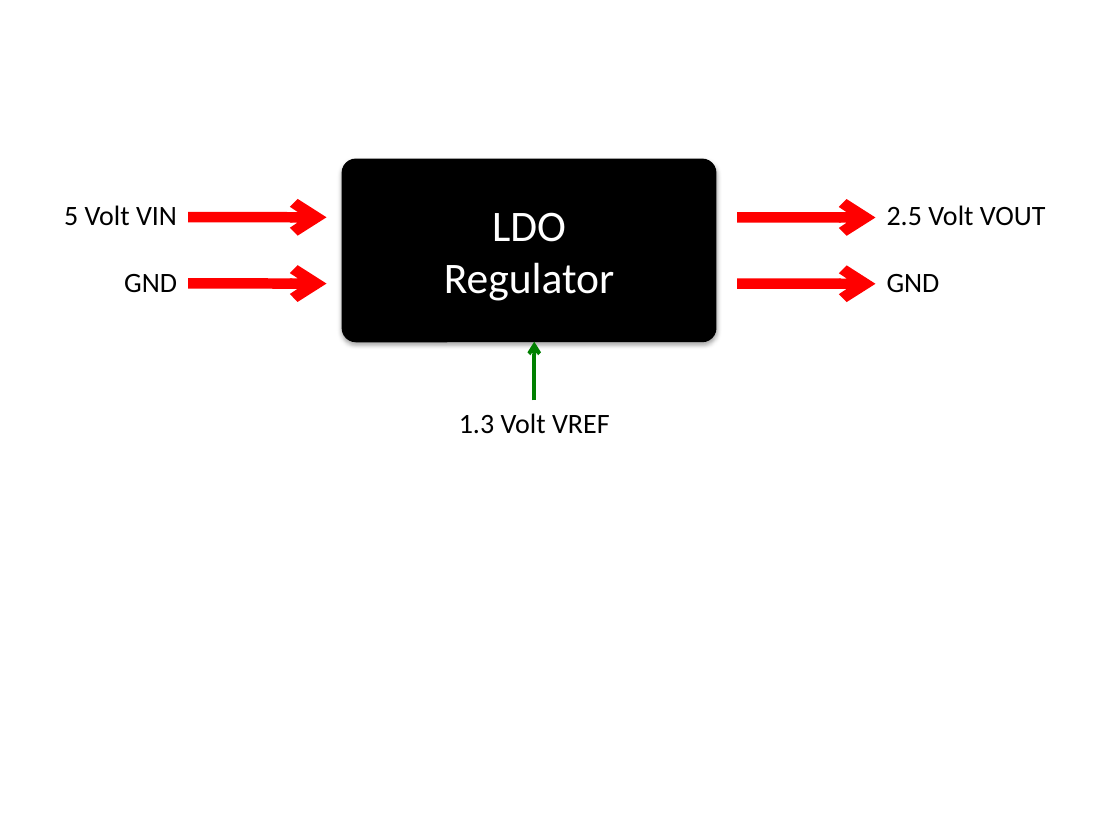
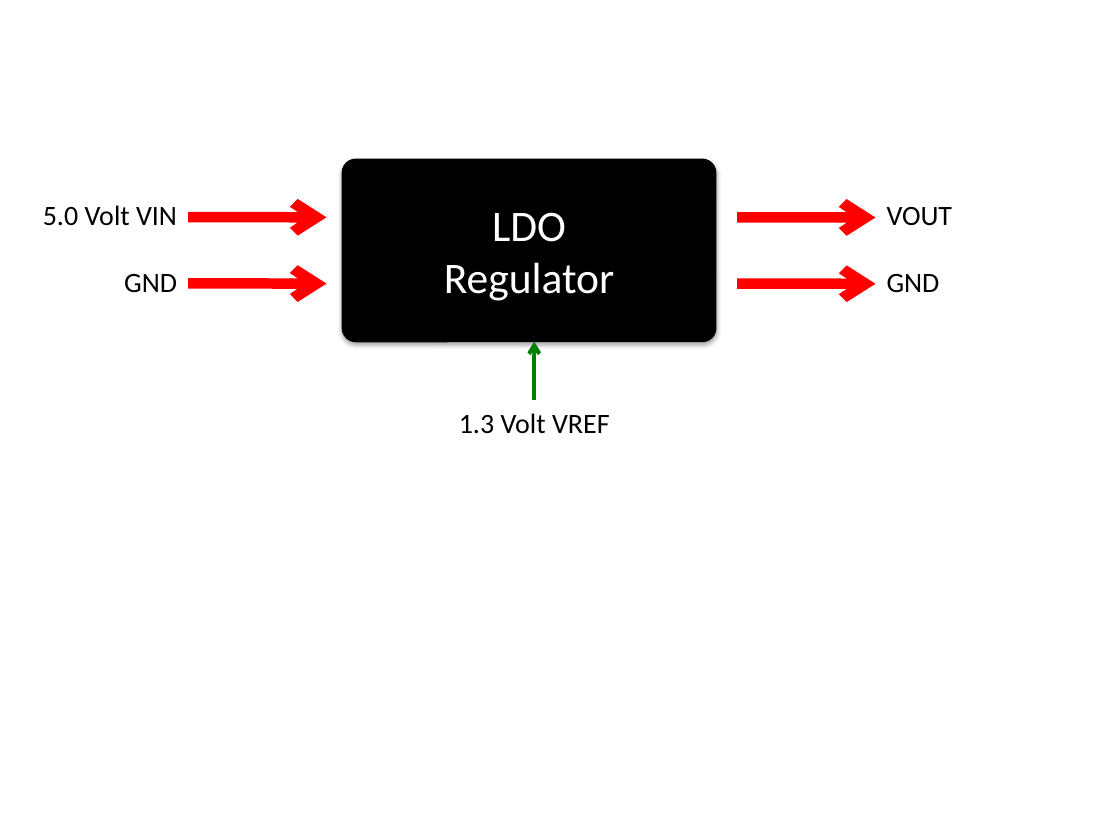
Before and after one commit to ominux/ece532, a slide deck: slide 5 of project/latex/media/media.pptx. Drawn at 1120x840 pixels with LibreOffice and Linux fonts; fonts in the diff are those of the drawing. Boxes give left, top, right and bottom in pixels: in the first picture for what was removed or moved away, otherwise in the second. Text is boxed around its words. In the diff, an @@ line names an element or a change of style, - is before the commit and + after.

```diff
--- a/project/latex/media/media.pptx
+++ b/project/latex/media/media.pptx
@@ text at box(43, 205, 177, 226): text changed @@
-5 Volt VIN
+5.0 Volt VIN
@@ text at box(887, 207, 953, 226): text changed @@
-2.5 Volt VOUT
+VOUT
```
Also in this commit, not shown: 3 other slides changed, 2 slides added, 2 slides removed, 21 other files.
